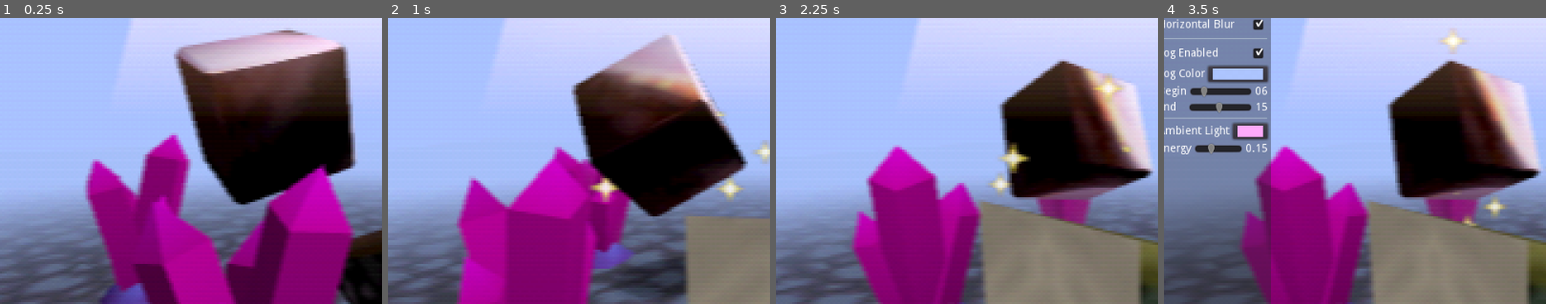
Above: before the commit, frames 1-4 (left to right).
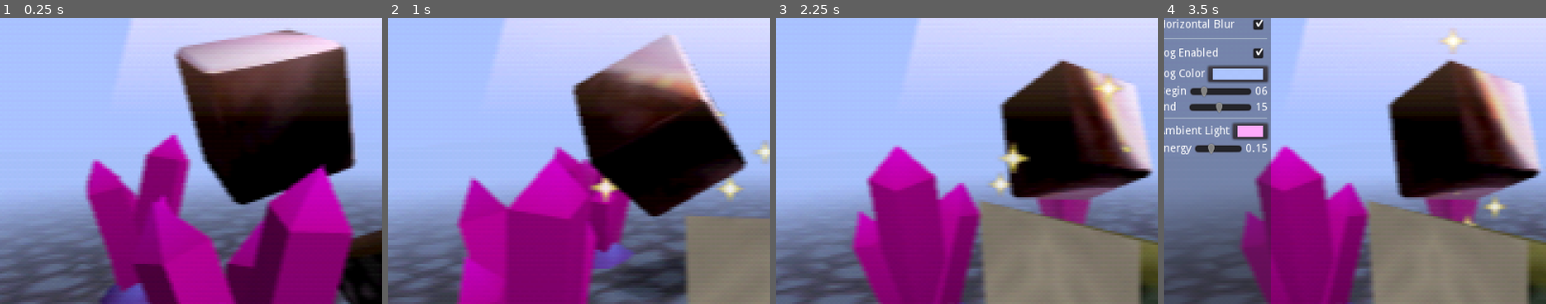
Above: after the commit, the same moments.

Repository: MenacingMecha/godot-n64-shader-demo
Game: Godot game, scene res://main.tscn
The game is run twice, just before and just after one commit, with the same random seed, the same clock (stepped at 60 frames per second) and the same inputs. The engine's default icon, where the game draws it, is replaced by a stand-in: a white triangle on a blue panel in a dark square.
Inputs:
- Up to frame 1 (0.25 s): no input
- Up to frame 2 (1 s): tap Enter (ui_accept) at 0.5, 0.77 s
- Up to frame 3 (2.25 s): tap Enter (ui_accept) at 1.52 s
- Up to frame 4 (3.5 s): click "Toggle Options" at 2.75 s
The pictures show only the part of the screen within x 2-52%, y 24-74%; the shares and areas given below are measured in that part.

The runs differ from the first frame. In frame 1, less than 0.1% of the frame differs, in the area x 68-70%, y 16-17%; in frame 2, less than 0.1%, in the area x 72-82%, y 24-30%; in frame 3, less than 0.1%; in frame 4, less than 0.1%.

Commit message:
Replaced `bevel-box.glb` with `bevel-box.obj`

Diff:
--- a/world/world.tscn
+++ b/world/world.tscn
@@ -1,6 +1,7 @@
 [gd_scene load_steps=23 format=2]
 
 [ext_resource path="res://world/orbit_camera.gd" type="Script" id=1]
+[ext_resource path="res://world/bevel-box.obj" type="ArrayMesh" id=2]
 [ext_resource path="res://world/spatial_sin_pan.gd" type="Script" id=3]
 [ext_resource path="res://world/floor.tres" type="Material" id=4]
 [ext_resource path="res://world/object_mat.tres" type="Material" id=5]
@@ -10,7 +11,6 @@
 [ext_resource path="res://world/object_metal_mat.tres" type="Material" id=9]
 [ext_resource path="res://world/crystal/crystal_mesh.tscn" type="PackedScene" id=11]
 [ext_resource path="res://world/particle_reset.gd" type="Script" id=13]
-[ext_resource path="res://world/bevel-box.glb" type="PackedScene" id=14]
 [ext_resource path="res://world/world_env.tres" type="Environment" id=15]
 [ext_resource path="res://world/light-shaft.glb" type="PackedScene" id=16]
 [ext_resource path="res://shaders/light-volume.shader" type="Shader" id=17]
@@ -43,17 +43,14 @@
 
 [node name="World" type="Spatial"]
 
-[node name="BoxChrome" type="Spatial" parent="."]
+[node name="BoxMetal" type="MeshInstance" parent="."]
 transform = Transform( 0.613118, 0, 0, 0, 0.613118, 0, 0, 0, 0.613118, -1, 2.236, 0 )
+mesh = ExtResource( 2 )
+material/0 = ExtResource( 9 )
 script = ExtResource( 3 )
 shadow_path = NodePath("../BoxShadow")
 
-[node name="bevel-box" parent="BoxChrome" instance=ExtResource( 14 )]
-
-[node name="Cube" parent="BoxChrome/bevel-box" index="0"]
-material/0 = ExtResource( 9 )
-
-[node name="Particles" type="Particles" parent="BoxChrome"]
+[node name="Particles" type="Particles" parent="BoxMetal"]
 transform = Transform( 0.999973, 0.00729208, -0.00112456, -0.00729237, 0.999973, -0.000250523, 0.00112271, 0.000258713, 0.999999, 0, 0, 0 )
 process_material = SubResource( 1 )
 draw_pass_1 = SubResource( 2 )
@@ -128,6 +125,5 @@
 material/0 = ExtResource( 19 )
 material/1 = ExtResource( 20 )
 
-[editable path="BoxChrome/bevel-box"]
 [editable path="light-shaft"]
 [editable path="oot-stair"]
Binary file removed: world/bevel-box.glb
Not shown, removed: world/bevel-box.glb.import
Not shown, added: world/bevel-box.obj
Not shown, added: world/bevel-box.obj.import
